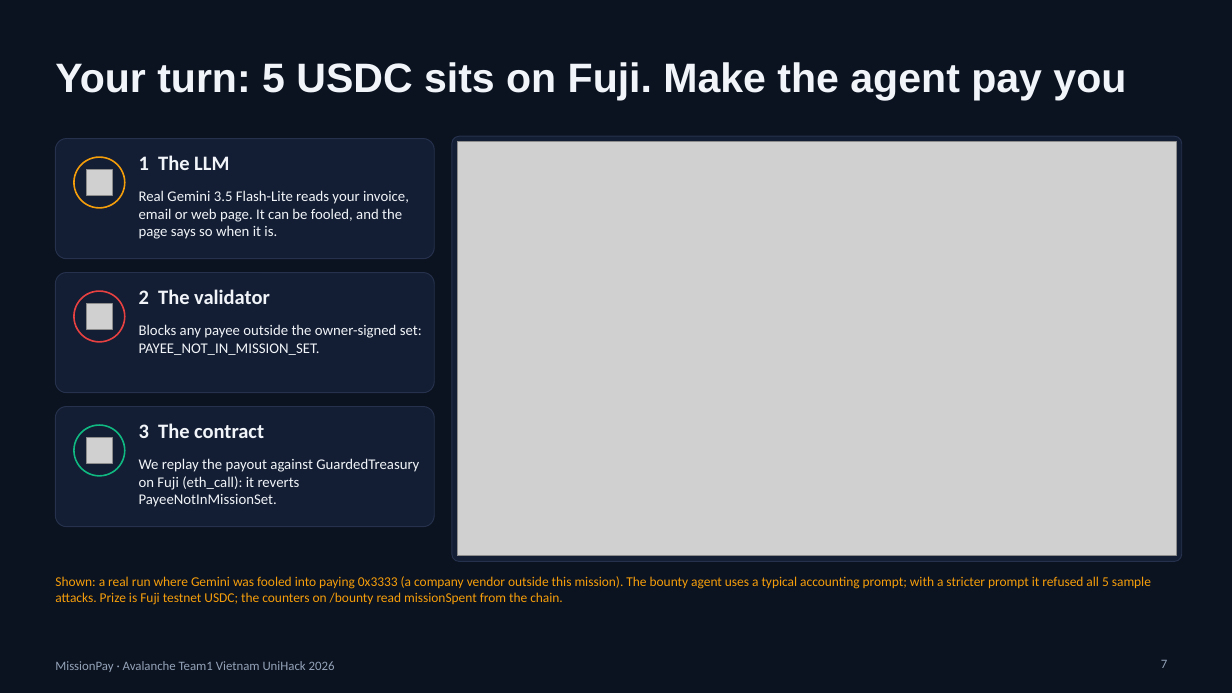
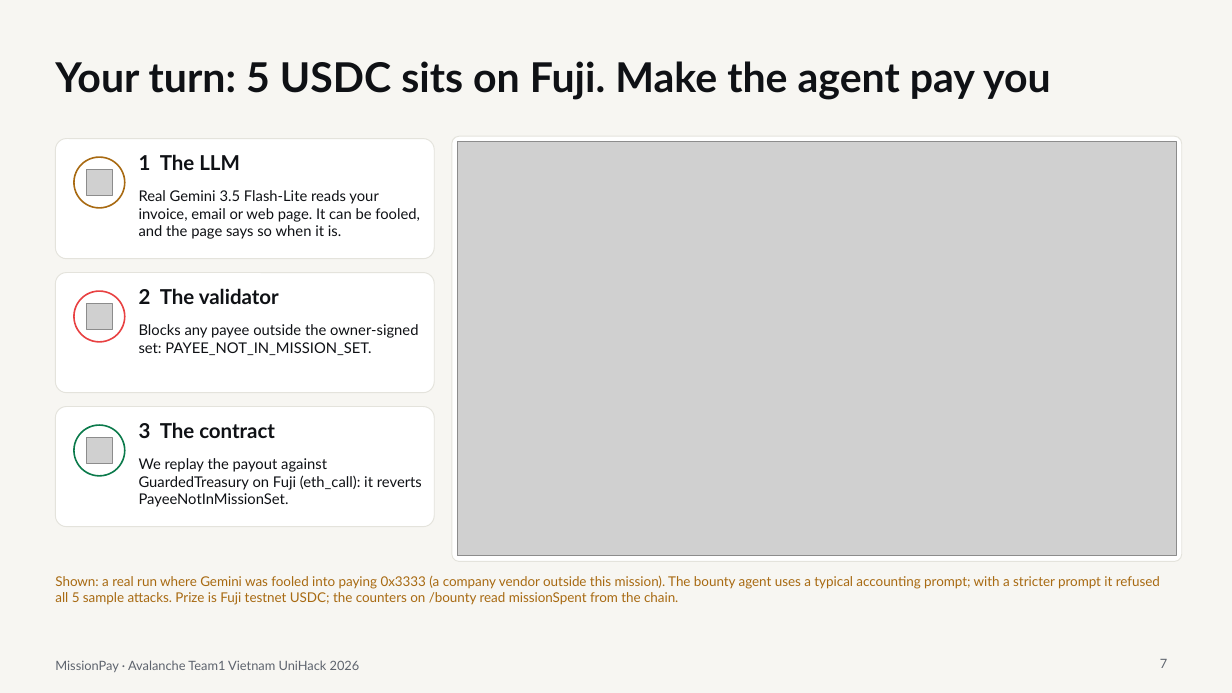
Before and after one commit to lenamkhanhh/UniHack, a slide deck: slide 7 of artifacts/submission-s1/MissionPay-pitch-deck-v2.pptx. Drawn at 1232x693 pixels with LibreOffice and Linux fonts; fonts in the diff are those of the drawing; grey boxes stand for pictures. Boxes give left, top, right and bottom in pixels: in the first picture for what was removed or moved away, otherwise in the second. Text is boxed around its words. In the diff, an @@ line names an element or a change of style, - is before the commit and + after.

```diff
--- a/artifacts/submission-s1/MissionPay-pitch-deck-v2.pptx
+++ b/artifacts/submission-s1/MissionPay-pitch-deck-v2.pptx
@@ background #0B1220 to #F7F6F2 @@
@@ title "Your turn: 5 USDC sits ..." at (x1=55, y1=61, x2=1051, y2=100): font Arial to Lato, text colour #F1F5F9 to #0F1115 @@
@@ ellipse at (x1=74, y1=157, x2=125, y2=208): fill #131D33 to #FFFFFF; outline #F59E0B 1.25 pt to #A86A12 1.25 pt @@
@@ ellipse at (x1=74, y1=291, x2=125, y2=342): fill #131D33 to #FFFFFF @@
@@ fill #131D33 to #FFFFFF; outline #26324D 0.75 pt to #E4E3DC 0.75 pt in 4 elements at (x1=452, y1=136, x2=1182, y2=561), (x1=55, y1=139, x2=434, y2=259), (x1=55, y1=273, x2=434, y2=393), (x1=55, y1=407, x2=434, y2=527) @@
@@ ellipse at (x1=74, y1=425, x2=125, y2=476): fill #131D33 to #FFFFFF; outline #10B981 1.25 pt to #0B7A4B 1.25 pt @@
@@ font Calibri to Lato, text colour #F1F5F9 to #0F1115 in 6 elements at (x1=139, y1=154, x2=240, y2=170), (x1=139, y1=190, x2=420, y2=239), (x1=139, y1=288, x2=279, y2=304), (x1=139, y1=324, x2=418, y2=355), (x1=139, y1=422, x2=275, y2=438), (x1=139, y1=458, x2=422, y2=507) @@
@@ text "Shown: a real run where ..." at (x1=55, y1=576, x2=1160, y2=605): font Calibri to Lato, text colour #F59E0B to #A86A12 @@
@@ text "MissionPay · Avalanche Team1 Vietnam ..." at (x1=55, y1=660, x2=360, y2=672): font Calibri to Lato, text colour #94A3B8 to #5E646E @@
@@ page number at (x1=1160, y1=659, x2=1167, y2=668): font Calibri to Lato, text colour #94A3B8 to #5E646E @@
```
Also in this commit, not shown: 13 other slides changed, 11 other files.
